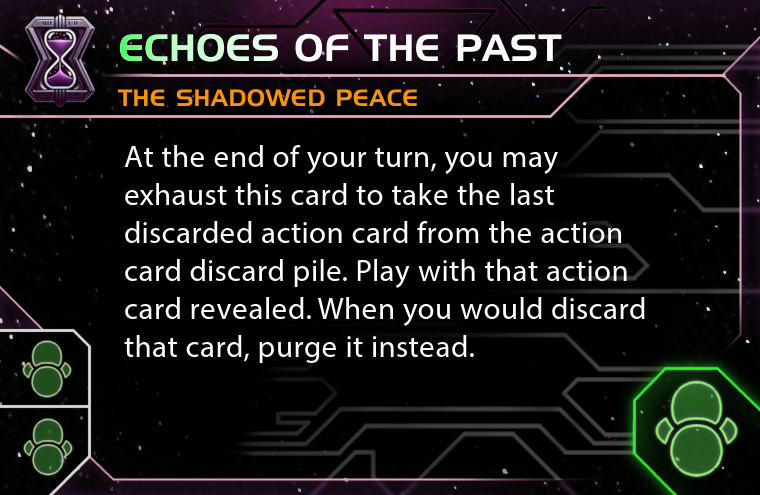
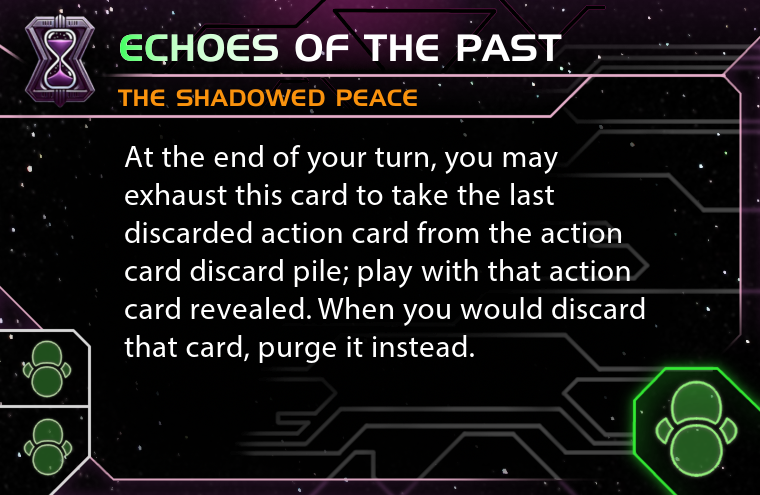
Layer changes from the first 760×495 image to the second:
painted on "At the end of your turn, you m..." over <box>343,259,630,288</box>